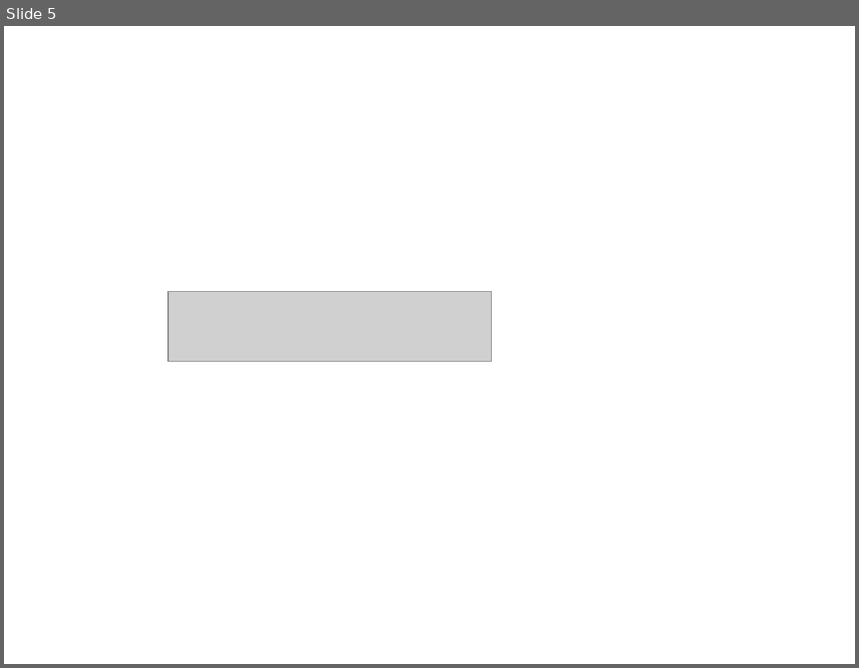
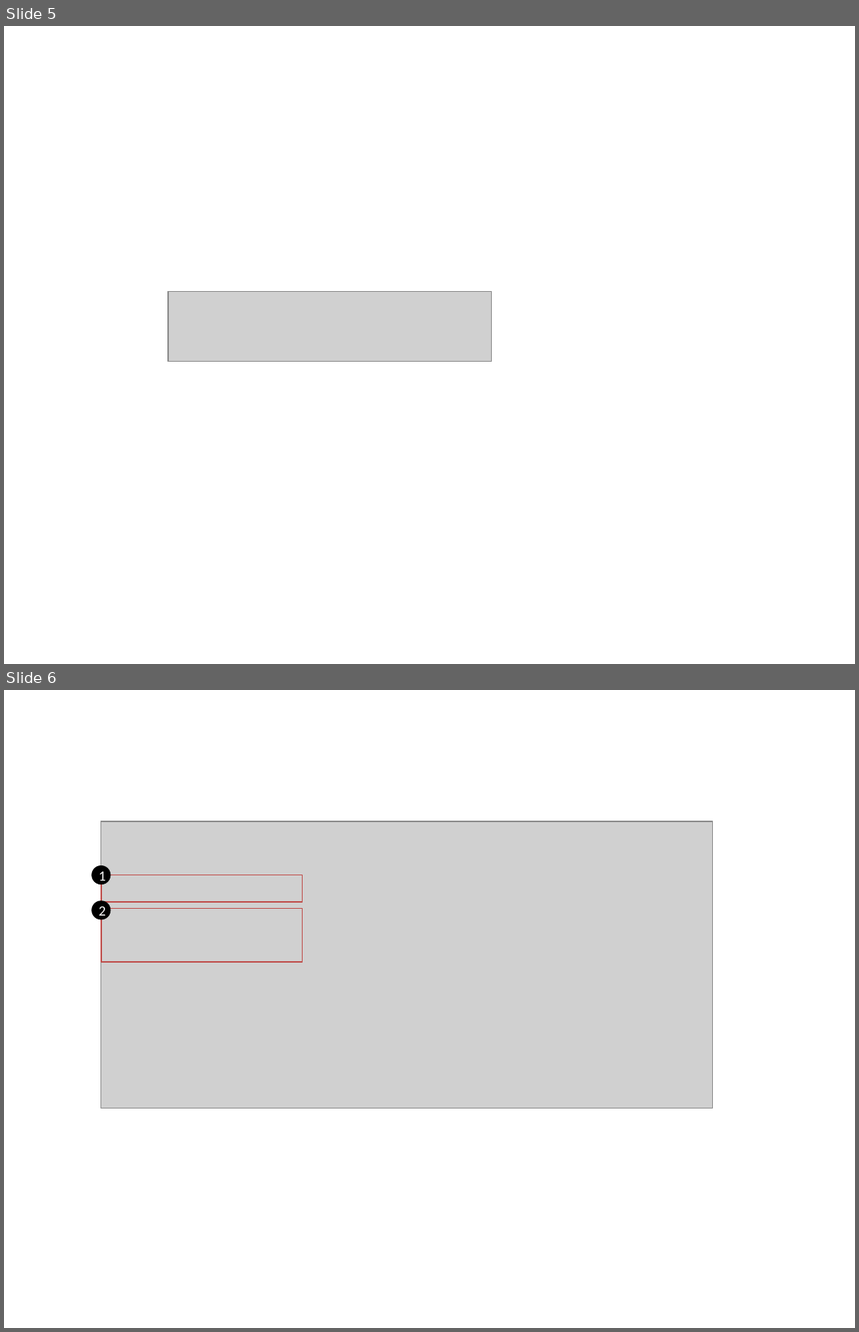
Before and after one commit to VisualExploreR/shinyDE, a slide deck: ShinyDEGraphics.pptx. Shown one above the other, each under a label of ours: slide 5 before the commit, slides 5 and 6 after it. The pictures are 859x668 and 859x1332 pixels, drawn with LibreOffice and Linux fonts; fonts in the diff are those of the drawing; grey boxes stand for pictures. Boxes give left, top, right and bottom in pixels: in the first picture for what was removed or moved away, otherwise in the second. Text is boxed around its words. In the diff, an @@ line names an element or a change of style, - is before the commit and + after.

```diff
--- a/ShinyDEGraphics.pptx
+++ b/ShinyDEGraphics.pptx
@@ slide 6 added at [4, 690, 855, 1328], background #FFFFFF @@
@@ picture added at [101, 822, 712, 1109] @@
@@ ellipse added at [92, 867, 110, 884], fill #000000, outline #000000 2 pt, 12 pt, text #FFFFFF @@
+1
@@ rectangle added at [101, 875, 302, 902], outline #C0504D 1 pt @@
@@ ellipse added at [92, 902, 110, 919], fill #000000, outline #000000 2 pt, 12 pt, text #FFFFFF @@
+2
@@ rectangle added at [101, 909, 302, 962], outline #C0504D 1 pt @@
```
Also in this commit, not shown: 6 other slides added, 11 other files.
